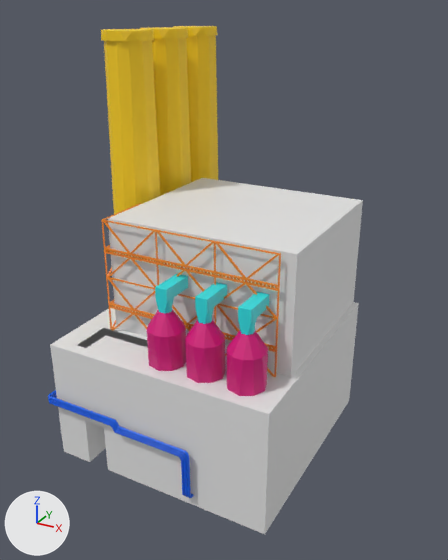
An edit to the FBX model Assets/Models/Power_Plant_Exterior.fbx, drawn before and after from the same camera.
One viewpoint serves both versions: a camera (50 mm lens) standing at (48.8, -19.2, 103.4) and looking at (0.7, 68.2, 59.7). Arrows for +X, +Y and +Z are at lower left; the lights stay in place. Where no turn or scale is listed for an object, it has been applied to the vertices. Vertices at the same position are counted once.
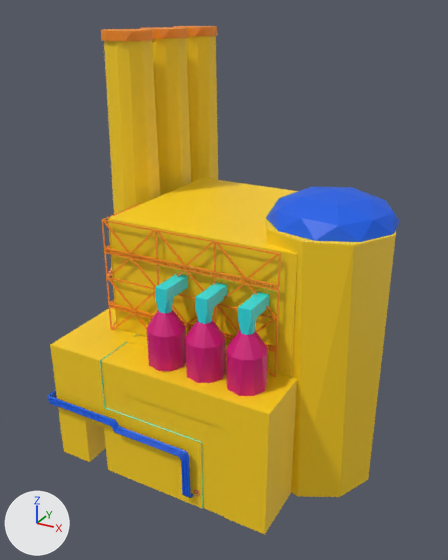
Commit message: Updated power plant materials

Where the newer file only moved an object's origin or applied its transform, the numbers keep the older frame.

Changed parts and their boxes (x1, y1, x2, y2) in the pictures (448 x 560 px):
'Cube.003', recoloured, surface changed (white to yellow): (108, 178, 363, 377) in both
'Cylinder.006', added (yellow): after (266, 212, 396, 497)
'Cube.025', reshaped, moved: (98, 354, 275, 534) in both
'Cube.021', recoloured (grey to yellow): (262, 302, 359, 525) in both
'Icosphere', added (blue): after (266, 187, 400, 242)
'Cube.026', recoloured (grey to yellow): (50, 340, 97, 462) in both
'Cube.000', reshaped, moved: (68, 313, 284, 403) in both
'Cube.027', recoloured, surface changed (grey to yellow): (78, 348, 105, 427) in both
'Cube.028', recoloured (grey to yellow): (78, 328, 113, 455) in both
'Cube.024', recoloured (white to yellow): (58, 308, 115, 342) in both
'Cube.029', recoloured (grey to yellow): (107, 331, 148, 348) in both
'Cylinder.007', added: after (194, 490, 200, 496)
part 1 of me_cylinder_005, surface changed (yellow to orange): (140, 27, 188, 39) in both
part 3 of me_cube_009, built on: (98, 354, 274, 534) in both
part 4 of me_cube_009, recoloured (grey to yellow): (265, 407, 275, 533) in both
part 5 of me_cube_035, surface changed (white to yellow): before (108, 178, 363, 377); after (108, 178, 298, 377)
part 6 of me_cylinder_006, surface changed (yellow to orange): (173, 26, 217, 36) in both
part 8 of me_cylinder, surface changed (yellow to orange): (101, 29, 154, 41) in both

Diff of the bpy script that builds the scene:
```diff
--- a/Assets/Models/Power_Plant_Exterior.fbx.py
+++ b/Assets/Models/Power_Plant_Exterior.fbx.py
@@ me_cylinder_005 @@
 me_cylinder_005.from_pydata(...)  # 49 vertices, 63 faces; spans x -5.0..5.0, y -5.1..5.0, z -33.6..36.2
+# me_cylinder_005 part 1: texture (UV) coordinates of 42 of 63 faces, centred in x -4.3..4.3, y -4.2..4.2, z 34.6..36.2, changed; they spanned u 0.42..0.57, v 0.43..0.59 and now span u 0.61..0.76, v 0.43..0.59
 me_cylinder_005.materials.append(mat_material_001)
@@ me_cube_020 @@
 me_cube_020.from_pydata(...)  # 8 vertices, 6 faces; spans x -1.0..1.0, y -3.5..3.5, z -11.0..11.0
+me_cube_020.materials.append(mat_material_001)  # picture img_retrowave_palette_png
@@ me_cube_019 @@
 me_cube_019.from_pydata(...)  # 8 vertices, 6 faces; spans x -2.0..2.0, y -1.0..1.0, z -6.5..6.5
+# me_cube_019 part 7: texture (UV) coordinates of 6 of 6 faces, centred in x -2.0..2.0, y -1.0..1.0, z -6.5..6.5, changed; they spanned u 0.12..0.88, v 0.0..1.0 and now span u 0.45..0.55, v 0.43..0.57
+me_cube_019.materials.append(mat_material_001)  # picture img_retrowave_palette_png
@@ me_cube_010 @@
 me_cube_010.from_pydata(...)  # 8 vertices, 6 faces; spans x -3.0..3.0, y -1.0..1.0, z -11.0..11.0
+me_cube_010.materials.append(mat_material_001)  # picture img_retrowave_palette_png
@@ me_cube_023 @@
 # verts and faces of me_cube_023; kept vertices keep their numbers, new ones are numbered from 8
-me_cube_023.from_pydata(...)  # 8 vertices, 6 faces; spans x -18.0..18.0, y -19.0..19.0, z -1.0..1.0
+me_cube_023.from_pydata(...)  # 16 vertices, 10 faces; spans x -18.0..18.0, y -19.0..19.0, z -1.0..1.0
+# me_cube_023 part 2
+delete_faces([(0, 1, 3, 2), (0, 4, 5, 1)])
+verts[8] = (-5.4, -19.0, 0.8)  # pixel (128, 362)
+verts[9] = (-9.5, -19.0, 1.0)  # pixel (107, 354)
+verts[10] = (-9.5, -19.0, 0.8)  # pixel (108, 355)
+verts[11] = (-5.4, -19.0, 1.0)  # pixel (128, 361)
+for new, old in zip([*range(12, 16)], [*range(8, 12)]): verts[new] = verts[old] + (0.0, 10.3, 0.0)
+faces += [(12, 15, 13, 14), (0, 9, 13, 15, 11, 1, 3, 2), (0, 4, 5, 1, 11, 8, 10, 9), (8, 12, 14, 10)]  # mat_material_001 (picture img_retrowave_palette_png)
+faces += [(9, 10, 14, 13), (8, 11, 15, 12)]  # mat_material_002 (picture img_retrowave_palette_png)
+me_cube_023.materials.append(mat_material_001)  # picture img_retrowave_palette_png
+me_cube_023.materials.append(mat_material_002)  # picture img_retrowave_palette_png
@@ me_cylinder_006 @@
 me_cylinder_006.from_pydata(...)  # 49 vertices, 63 faces; spans x -5.0..5.0, y -5.1..5.0, z -33.6..36.2
+# me_cylinder_006 part 6: texture (UV) coordinates of 42 of 63 faces, centred in x -4.3..4.3, y -4.2..4.2, z 34.6..36.2, changed; they spanned u 0.42..0.57, v 0.43..0.59 and now span u 0.61..0.76, v 0.43..0.59
 me_cylinder_006.materials.append(mat_material_001)
@@ me_cube_035 @@
 me_cube_035.from_pydata(...)  # 8 vertices, 6 faces; spans x -16.5..16.5, y -15.0..15.0, z -8.5..11.5
+# me_cube_035 part 5: texture (UV) coordinates of 6 of 6 faces, centred in x -16.5..16.5, y -15.0..15.0, z -8.5..11.5, changed; they spanned u 0.12..0.88, v 0.0..1.0 and now span u 0.41..0.59, v 0.38..0.62
+me_cube_035.materials.append(mat_material_001)  # picture img_retrowave_palette_png
@@ me_cube_021 @@
 me_cube_021.from_pydata(...)  # 8 vertices, 6 faces; spans x -5.5..5.5, y -1.0..1.0, z -11.0..11.0
+me_cube_021.materials.append(mat_material_001)  # picture img_retrowave_palette_png
@@ me_cylinder @@
 me_cylinder.from_pydata(...)  # 49 vertices, 63 faces; spans x -5.0..5.0, y -5.1..5.0, z -33.6..36.2
+# me_cylinder part 8: texture (UV) coordinates of 42 of 63 faces, centred in x -4.3..4.3, y -4.2..4.2, z 34.6..36.2, changed; they spanned u 0.42..0.57, v 0.43..0.59 and now span u 0.61..0.76, v 0.43..0.59
 me_cylinder.materials.append(mat_material_001)
@@ me_cube_007 @@
 me_cube_007.from_pydata(...)  # 8 vertices, 6 faces; spans x -1.0..1.0, y -19.0..19.0, z -11.0..11.0
+me_cube_007.materials.append(mat_material_001)  # picture img_retrowave_palette_png
@@ me_cube_009 @@
-me_cube_009.from_pydata(...)  # 8 vertices, 6 faces; spans x -15.0..15.0, y -1.0..1.0, z -11.0..11.0
+me_cube_009.from_pydata(...)  # 40 vertices, 28 faces; spans x -15.0..15.0, y -1.0..1.0, z -11.0..11.0
+# me_cube_009 part 3
+# 4 faces are deleted
+# 32 vertices are added at x -14.5..8.0, y -1.0..1.0, z -11.0..11.0
+# 12 new faces join them, mat_material_001 (picture img_retrowave_palette_png)
+# 14 new faces join them, mat_material_002 (picture img_retrowave_palette_png)
+# me_cube_009 part 4: 2 faces spanning x -15.0..15.0, y -1.0..1.0, z -11.0..11.0 switch from no material to mat_material_001 (picture img_retrowave_palette_png)
+me_cube_009.materials.append(mat_material_002)  # picture img_retrowave_palette_png
@@ me_cube_008 @@
 me_cube_008.from_pydata(...)  # 8 vertices, 6 faces; spans x -1.0..1.0, y -19.0..19.0, z -11.0..11.0
+me_cube_008.materials.append(mat_material_001)  # picture img_retrowave_palette_png
@@ ob_cylinder_006 @@
+ob_cylinder_006 = bpy.data.objects.new('Cylinder.006', me_cylinder_008)  # 20 vertices, 15 faces; spans x -10.2..10.2, y -10.2..10.1, z -22.0..22.0; in mat_material_001 (picture img_retrowave_palette_png)
+ob_cylinder_006.location = (20.0, 66.0, 52.1)
@@ ob_icosphere @@
+ob_icosphere = bpy.data.objects.new('Icosphere', me_icosphere)  # 26 vertices, 40 faces; spans x -9.8..9.8, y -9.9..9.9, z -2.2..2.4; in mat_material_001 (picture img_retrowave_palette_png)
+ob_icosphere.location = (20.0, 67.0, 76.3)
@@ ob_cylinder_007 @@
+ob_cylinder_007 = bpy.data.objects.new('Cylinder.007', me_cylinder_009)  # 174 vertices, 291 faces; spans x -0.532..0.539, y -0.045..0.22, z -0.532..0.536; in mat_material_001 (picture img_retrowave_palette_png)
+ob_cylinder_007.location = (8.2, 45.8, 33.1)
```
